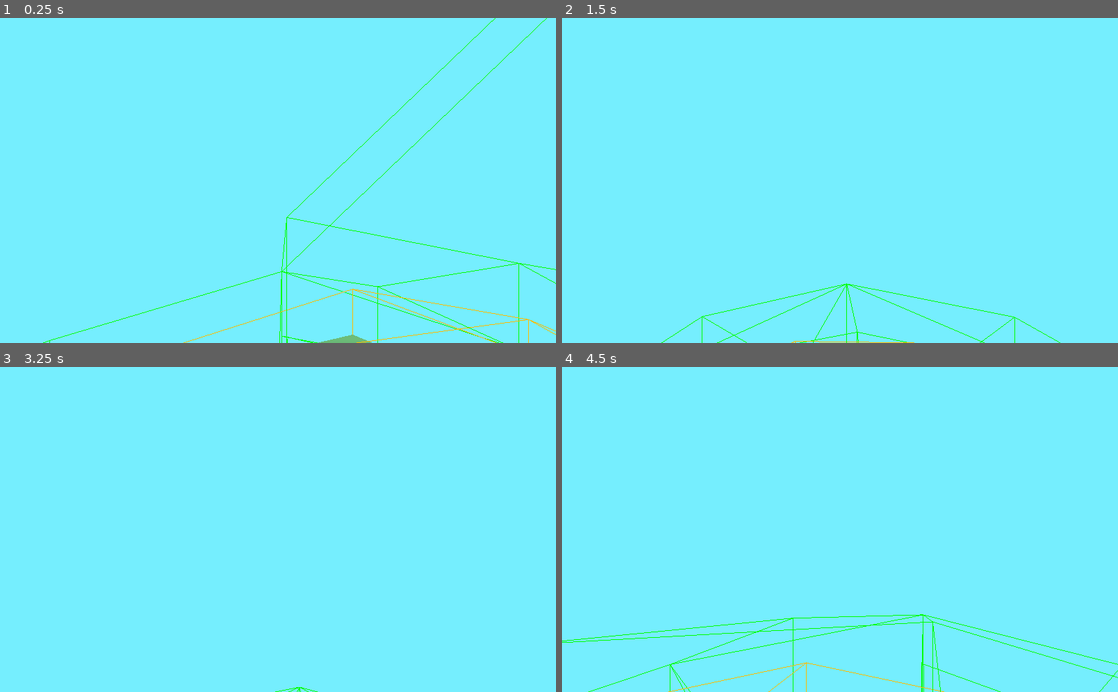
Above: before the commit, frames 1-4 (two rows, left to right).
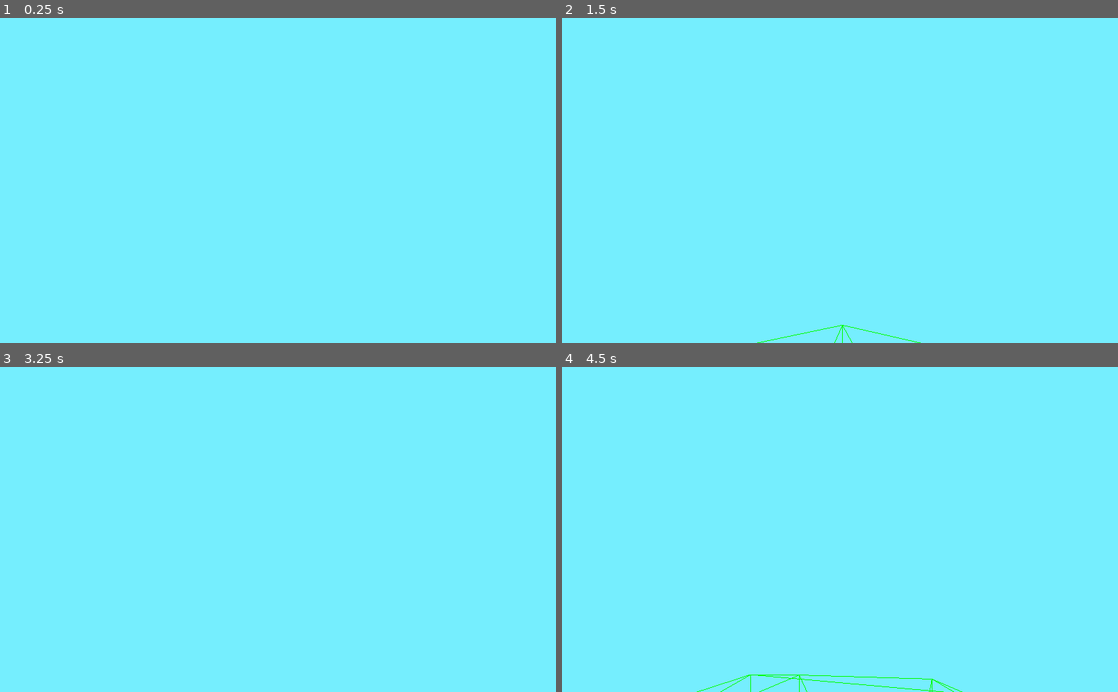
Above: after the commit, the same moments.

Repository: ctkerns/Marching-Cube-Sphere
Game: Godot game, scene res://Scenes/Universe.tscn
Same seed, same stepped clock (60 frames per second), same inputs: the game is played once before the commit and once after it.
Inputs (mouse positions are in pixels of both pictures, inside the frame that each line leads up to):
- Up to frame 1 (0.25 s): no input
- Up to frame 2 (1.5 s): move the mouse to (867, 180) at 0.52 s; hold Shift (sprint) 0.53-1.28 s; hold W (move_forward) from 0.53 s (still down); move the mouse to (812, 180) at 1.27 s; tap Shift (sprint) at 1.35 s
- Up to frame 3 (3.25 s): keep holding W (move_forward); move the mouse to (289, 523) at 2.02 s; hold Shift (sprint) 2.03-2.78 s; tap Enter at 2.75 s; move the mouse to (272, 536) at 2.77 s; tap Shift (sprint) at 2.85 s
- Up to frame 4 (4.5 s): keep holding W (move_forward); move the mouse to (878, 532) at 3.52 s; hold Shift (sprint) 3.53-4.28 s; move the mouse to (795, 526) at 4.27 s; tap Shift (sprint) at 4.35 s

The runs differ from the first frame. In frame 1, 1.2% of the frame differs, in the area x 7-100%, y 0-100%; in frame 2, 0.5%; in frame 3, less than 0.1%; in frame 4, 1.2%.

Commit message:
Base radius of planet is calculated.

Diff:
--- a/Scenes/Planet.tscn
+++ b/Scenes/Planet.tscn
@@ -25,8 +25,8 @@
 transform = Transform( -1.62921e-07, 3.25841e-07, 1, 0, -1, 3.25841e-07, 1, 5.30863e-14, 1.62921e-07, 0, 0, 0 )
 
 [node name="Player" parent="." instance=ExtResource( 3 )]
-transform = Transform( 1, 0, 4.32446e-21, 0, 1, -4.91279e-20, 4.32443e-21, 0, 1, 0, 10, 0 )
+transform = Transform( 1, 0, 4.32446e-21, 0, 1, -4.91279e-20, 4.32443e-21, 0, 1, 0, 12, 0 )
 
 [node name="CSGSphere" type="CSGSphere" parent="."]
 use_collision = true
-radius = 5.0
+radius = 1.305
--- a/Scripts/Octree/Mesher.gd
+++ b/Scripts/Octree/Mesher.gd
@@ -6,17 +6,20 @@
 	var _surface_verts
 	var _surface_normals
 
-	var _arb_factor = 4
-	var _arb_bias = 2
+	var _arb_factor = 3
+	var _base
 	var _octree
 
-	func _init(oct):
+	func _init(oct, base):
 		_tree_verts = PoolVector3Array()
 		_dual_verts = PoolVector3Array()
 		_surface_verts = PoolVector3Array()
 		_surface_normals = PoolVector3Array()
 
 		_octree = oct
+
+		# Scale the base to correct for starting point at -1 and the factor that will be added.
+		_base = base/_arb_factor + 1
 
 	func draw_tree(tree_mesh):
 		# Set up array mesh.
@@ -40,7 +43,8 @@
 				var vert = bounds[0]
 				var scale = bounds[1]
 
-				var arb_stretch = Vector3(vert.x, vert.y, (vert.z + _arb_bias)*_arb_factor)
+				# Value that the lower vertex is stretched to.
+				var arb_stretch = Vector3(vert.x, vert.y, (vert.z + _base)*_arb_factor)
 
 				_tree_verts = Geometry.draw_cuboid_edge(
 					arb_stretch,
@@ -253,7 +257,7 @@
 			d.resize(8)
 			for i in range(8):
 				v[i] = _octree.get_vertex(t[i])
-				v[i].z = (v[i].z + _arb_bias)*_arb_factor
+				v[i].z = (v[i].z + _base)*_arb_factor
 				d[i] = _octree.get_density(t[i])
 
 			_dual_verts = Geometry.draw_hexahedron_edge(v, _dual_verts)
--- a/Scripts/Octree/OctTerrain.gd
+++ b/Scripts/Octree/OctTerrain.gd
@@ -9,14 +9,34 @@
 onready var collision_shape = get_node("StaticBody/CollisionShape")
 
 onready var octree = Octree.Octree.new()
-onready var mesher = Mesher.Mesher.new(octree)
+var mesher
 
-func init():
+# Hyperparameters.
+# How many times the lowest level of an octree subdivided.
+var _subdivision
+
+# The number of line segments in a great circle polygon around the sphere.
+var _segments
+
+# Radius at a vertex of a great circle polygon.
+var _circumradius
+
+func init(subdivision):
+	_subdivision = subdivision
+	_segments = pow(2, subdivision)*4
+	_circumradius = 1/(2*sin(PI/_segments))
+
+	mesher = Mesher.Mesher.new(octree, _circumradius)
+
 	octree.split(0b1)
-	octree.split(0b1000)
+	# octree.split(0b1000)
 	octree.split(0b1001)
-	octree.split(0b1010)
+	# octree.split(0b1010)
 	octree.split(0b1011)
+	# octree.split(0b1100)
+	octree.split(0b1101)
+	# octree.split(0b1110)
+	octree.split(0b1111)
 	# split(0b1000000)
 	pass
 
--- a/Scripts/Planet.gd
+++ b/Scripts/Planet.gd
@@ -3,6 +3,10 @@
 var _initialized = false
 
 var _faces = []
+
+# Hyperparameters.
+# How many times the lowest level of an octree subdivided.
+var _subdivision = 1
 
 func _ready():
 	_faces.append(get_node("Face1")) # y +
@@ -16,7 +20,7 @@
 	_initialized = true
 
 	for face in _faces:
-		face.init()
+		face.init(_subdivision)
 
 func _draw():
 	if not _initialized:
